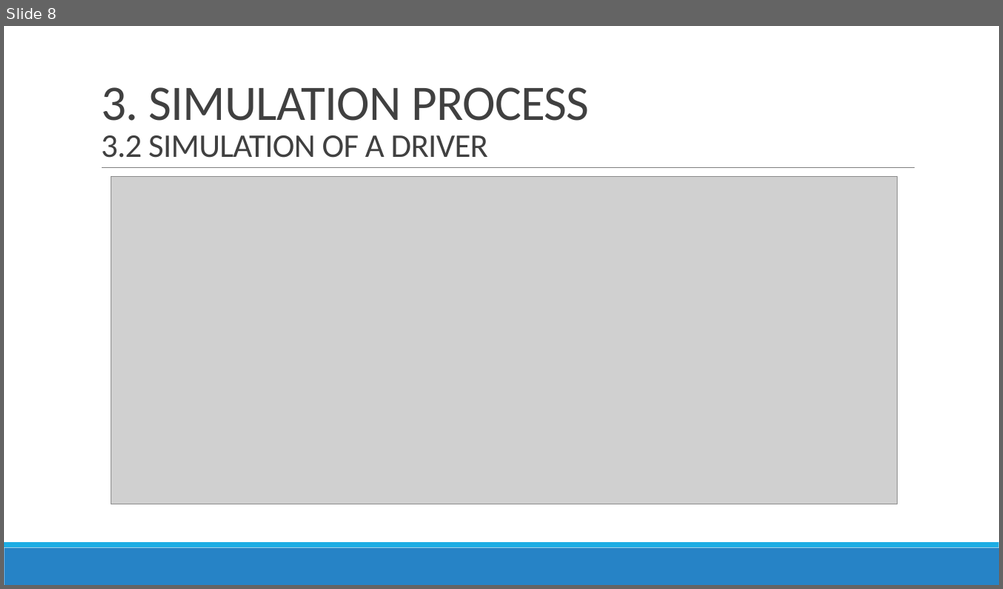
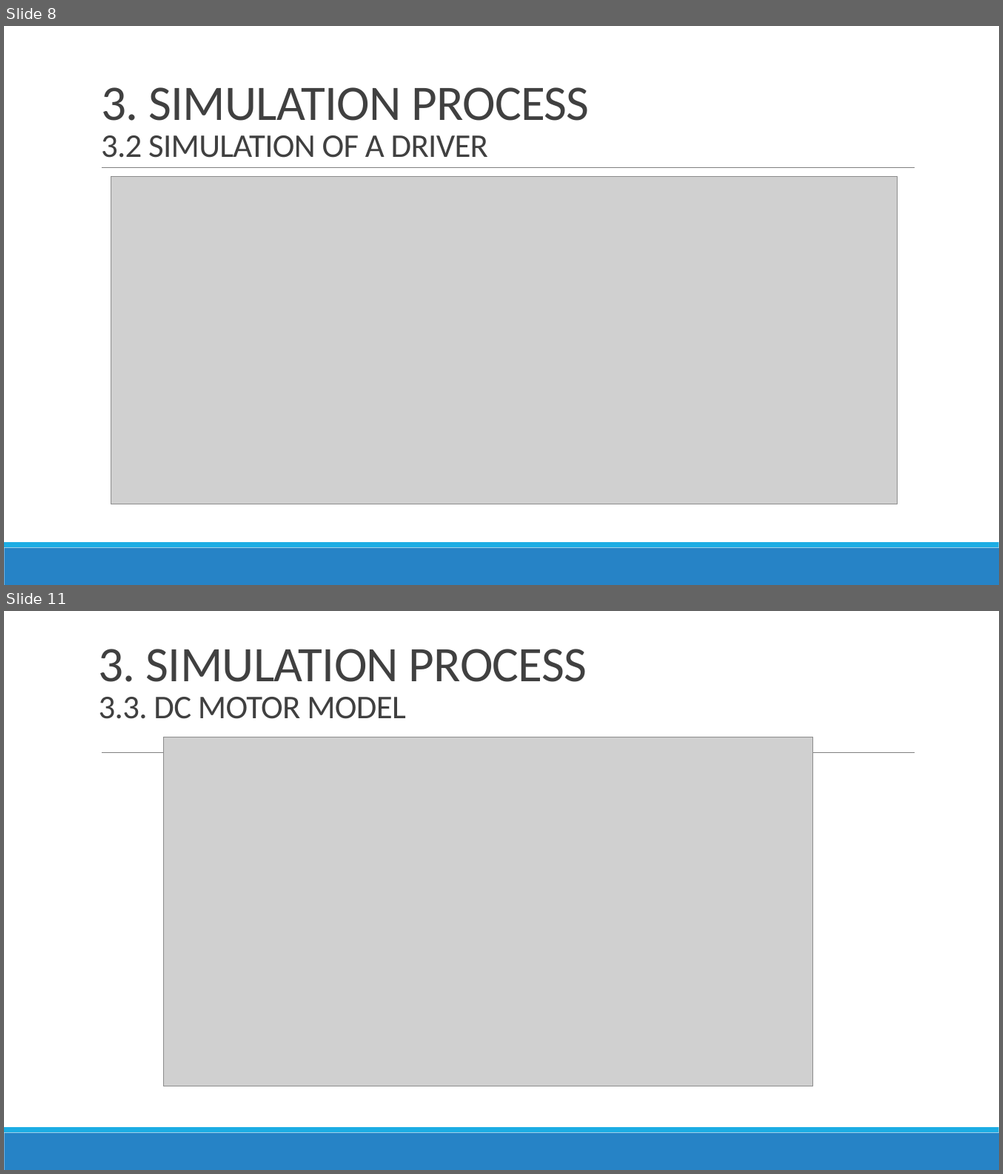
Before and after one commit to Bminhhh/CapsoneProject, a slide deck: duy/CAPSTONE PROJECT/CAPSTONE PROJECT REPORT.pptx. Shown one above the other, each under a label of ours: slide 8 before the commit, slides 8 and 11 after it; the slides between them are not shown. The pictures are 1003x589 and 1003x1174 pixels, drawn with LibreOffice and Linux fonts; fonts in the diff are those of the drawing; grey boxes stand for pictures. Boxes give left, top, right and bottom in pixels: in the first picture for what was removed or moved away, otherwise in the second. Text is boxed around its words. In the diff, an @@ line names an element or a change of style, - is before the commit and + after.

```diff
--- a/duy/CAPSTONE PROJECT/CAPSTONE PROJECT REPORT.pptx
+++ b/duy/CAPSTONE PROJECT/CAPSTONE PROJECT REPORT.pptx
@@ slide 11 added at (4,611,999,1170), background #FFFFFF; not listed: 3 template elements that a slide beside it also shows @@
@@ title added at (99,649,586,719), 48 pt, text #404040 @@
+3. SIMULATION PROCESS
+3.3. DC MOTOR MODEL
@@ picture added at (164,737,813,1087) @@
```
Also in this commit, not shown: 7 slides changed, 6 other slides added, 7 other files.
